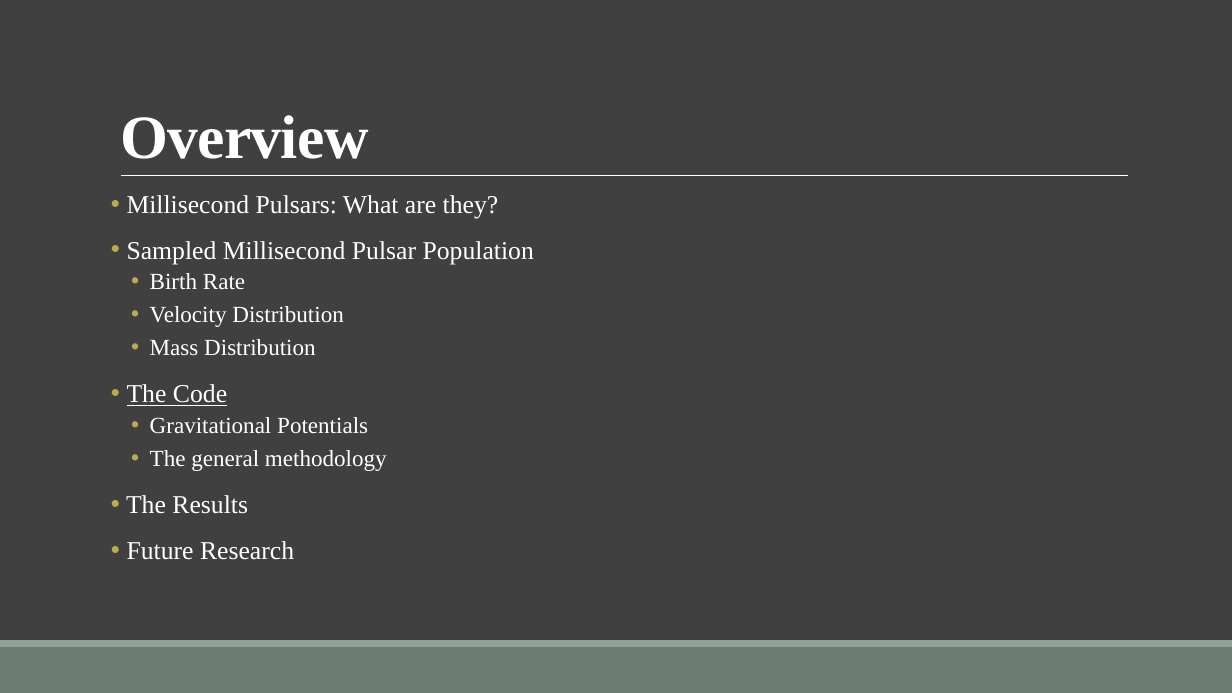
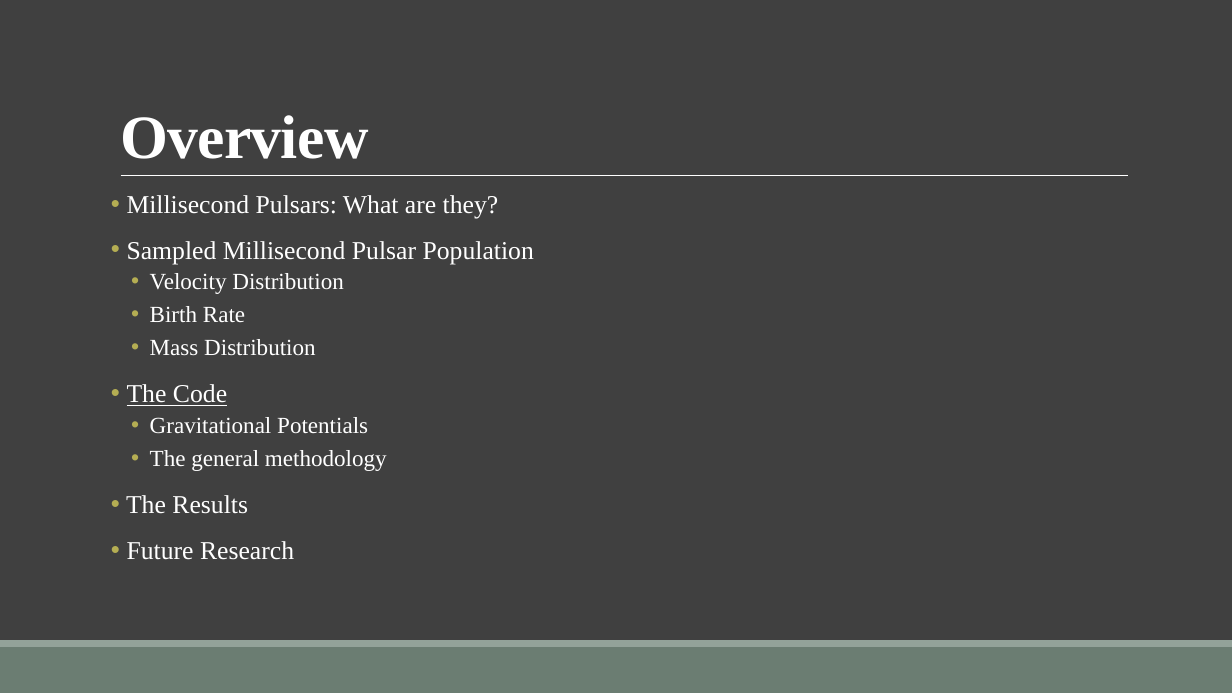
Before and after one commit to ErwanH29/Team-B-Millisecond-Pulsars, a slide deck: slide 11 of Documents/The Milky Way and its Millisecond Pulsar Population.pptx (slide 10 before the commit). Drawn at 1232x693 pixels with LibreOffice and Linux fonts; fonts in the diff are those of the drawing. Boxes give left, top, right and bottom in pixels: in the first picture for what was removed or moved away, otherwise in the second. Text is boxed around its words. In the diff, an @@ line names an element or a change of style, - is before the commit and + after.

```diff
--- a/Documents/The Milky Way and its Millisecond Pulsar Population.pptx
+++ b/Documents/The Milky Way and its Millisecond Pulsar Population.pptx
@@ text at box(150, 273, 344, 294): paragraph added @@
+  • Velocity Distribution
@@ text at box(150, 306, 344, 327): paragraph removed @@
-  • Velocity Distribution
```
Also in this commit, not shown: 6 other slides changed, 1 slide added.
